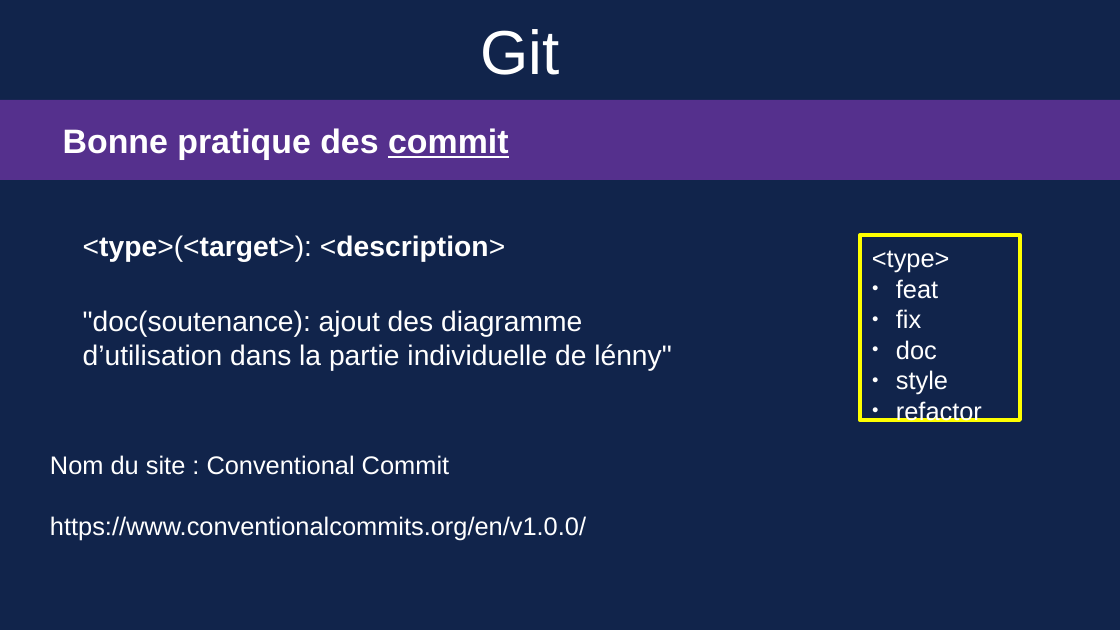
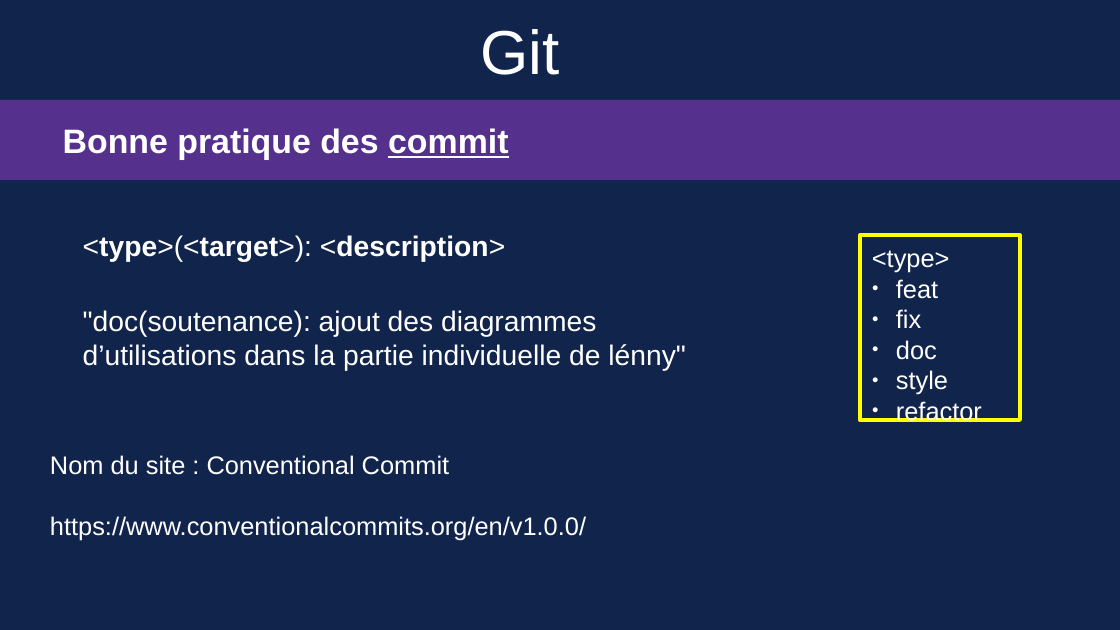
Before and after one commit to Sauvage89/guide_git, a slide deck: slide 9 of guide_git.odp (slide 8 before the commit). Drawn at 1120x630 pixels with LibreOffice and Linux fonts; fonts in the diff are those of the drawing. Boxes give left, top, right and bottom in pixels: in the first picture for what was removed or moved away, otherwise in the second. Text is boxed around its words. In the diff, an @@ line names an element or a change of style, - is before the commit and + after.

Commit message:
ajout du diaporama finale

```diff
--- a/guide_git.odp
+++ b/guide_git.odp
@@ text at bbox=[83, 310, 686, 371]: text changed @@
-"doc(soutenance): ajout des diagramme d’utilisation dans la partie individuelle de lénny"
+"doc(soutenance): ajout des diagrammes d’utilisations dans la partie individuelle de lénny"
```
Also in this commit, not shown: 7 other slides changed, 13 slides added.
